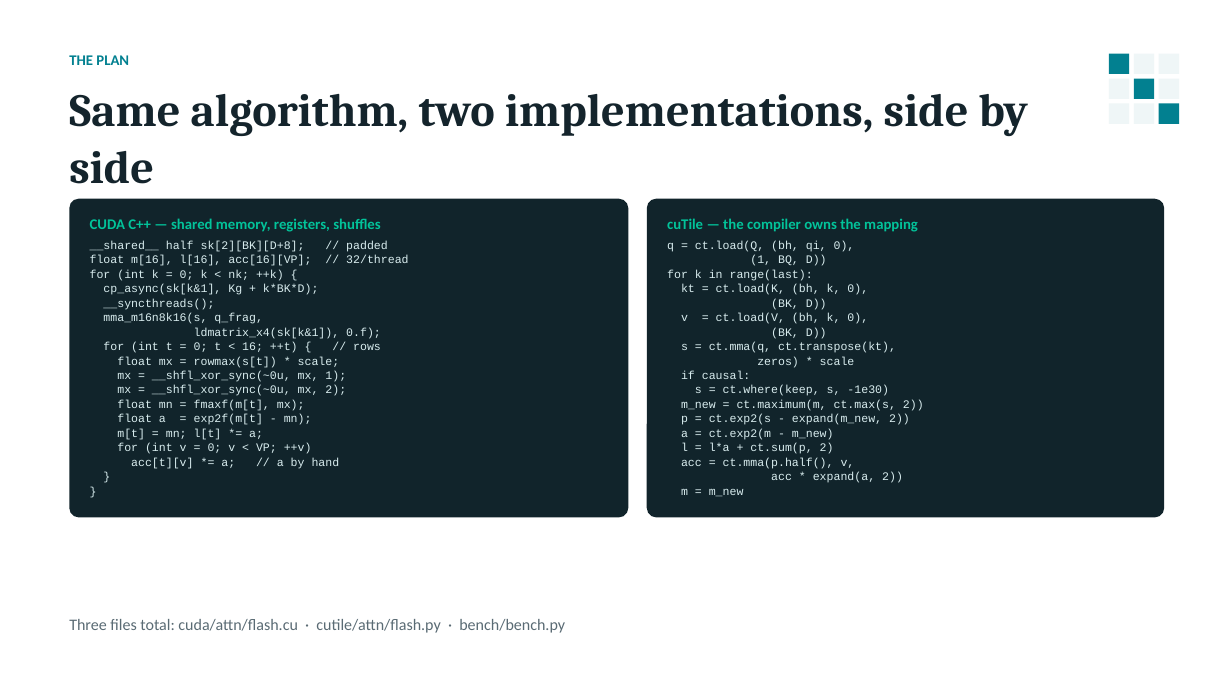
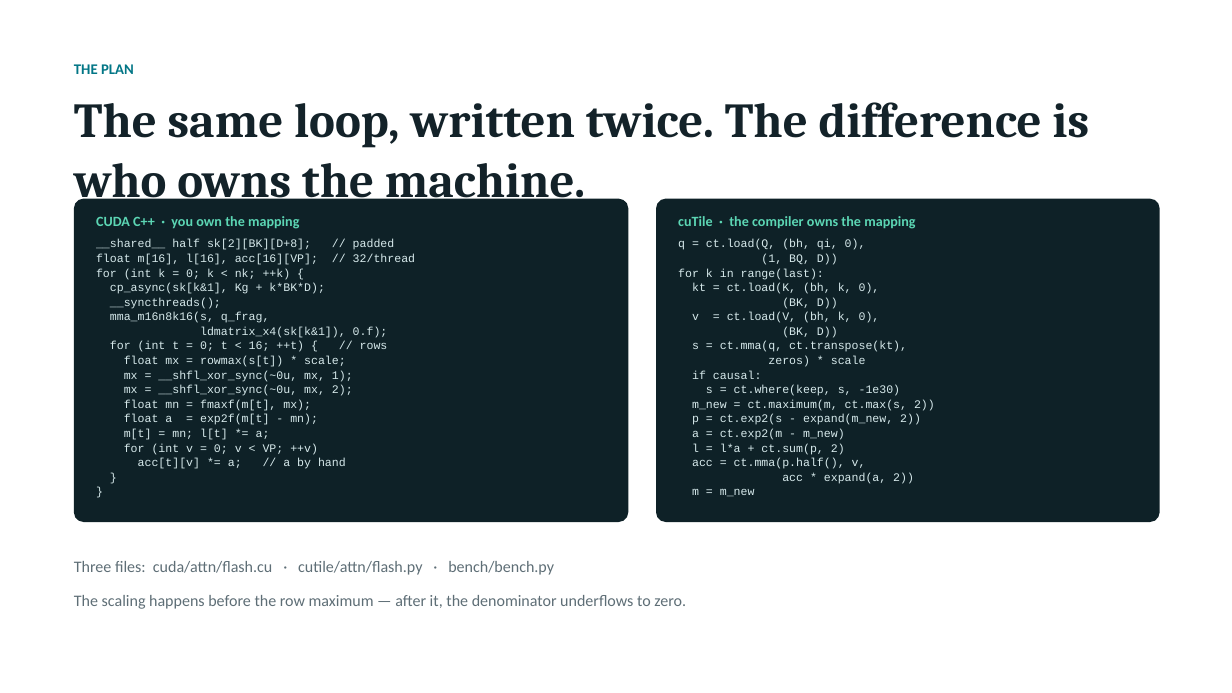
Before and after one commit to harshith0518/CS6203---Attention-Operator-Porject, a slide deck: slide 5 of docs/op2-attention-slides.pptx (slide 6 before the commit). Drawn at 1232x693 pixels with LibreOffice and Linux fonts; fonts in the diff are those of the drawing. Boxes give left, top, right and bottom in pixels: in the first picture for what was removed or moved away, otherwise in the second. Text is boxed around its words. In the diff, an @@ line names an element or a change of style, - is before the commit and + after.

Commit message:
Compress the deck to 7 slides, seven distinct layouts
Structure is SCQA with the complication first: attention is memory-bound, so
fusion is the design. Then the two-level contrast, the chosen operator as a
visual strip, the code pair, proof-plus-marks as one dual-column slide, and a
three-phase status bar with the ask.

Design: one dark ground + one accent + one warm tone used only for the problem;
Cambria/Calibri/Courier New; tile motif on two slides only; no accent stripes
and no rules under titles. QA fixed: title/body collisions on slides 4 and 6,
and a mid-word repo URL break on slide 7.

```diff
--- a/docs/op2-attention-slides.pptx
+++ b/docs/op2-attention-slides.pptx
@@ text "THE PLAN" moved from (x1=69, y1=55, x2=129, y2=65) to (x1=74, y1=64, x2=134, y2=74) @@
@@ text "THE PLAN" at (x1=74, y1=64, x2=134, y2=74): text colour #028090 to #027686; line spacing 1.15 to 1.12; less space between paragraphs @@
@@ rectangle removed at (x1=1109, y1=54, x2=1129, y2=74) @@
@@ rectangle removed at (x1=1134, y1=54, x2=1154, y2=74) @@
@@ rectangle removed at (x1=1159, y1=54, x2=1179, y2=74) @@
@@ rectangle removed at (x1=1109, y1=79, x2=1129, y2=99) @@
@@ rectangle removed at (x1=1134, y1=79, x2=1154, y2=99) @@
@@ rectangle removed at (x1=1159, y1=79, x2=1179, y2=99) @@
@@ text removed at (x1=69, y1=94, x2=1028, y2=184) @@
-Same algorithm, two implementations, side by side
@@ text added at (x1=74, y1=102, x2=1089, y2=207), 38 pt, text #132229, bold @@
+The same loop, written twice. The difference is who owns the machine.
@@ rectangle removed at (x1=1109, y1=104, x2=1129, y2=124) @@
@@ rectangle removed at (x1=1134, y1=104, x2=1154, y2=124) @@
@@ rectangle removed at (x1=1159, y1=104, x2=1179, y2=124) @@
@@ rounded rectangle resized from (x1=69, y1=199, x2=628, y2=518) to (x1=74, y1=199, x2=628, y2=522) @@
@@ rounded rectangle at (x1=74, y1=199, x2=628, y2=522): fill #11242B to #0E2127 @@
@@ rounded rectangle at (x1=656, y1=199, x2=1160, y2=522): fill #11242B to #0E2127 @@
@@ rounded rectangle resized from (x1=647, y1=199, x2=1165, y2=518) to (x1=656, y1=199, x2=1160, y2=522) @@
@@ text "__shared__ half sk[2][BK][D+8]; // padded" at (x1=96, y1=239, x2=415, y2=469): text colour #D8ECEE to #D6E9EB; line spacing 1.04 to 1.05 @@
@@ text at (x1=96, y1=216, x2=299, y2=229): text changed; size 11.5 to 11 pt; text colour #02C39A to #5CD6B4 @@
-CUDA C++ — shared memory, registers, shuffles
+CUDA C++ · you own the mapping
@@ text "q = ct.load(Q, (bh, qi, ..." at (x1=678, y1=239, x2=935, y2=497): text colour #D8ECEE to #D6E9EB; line spacing 1.04 to 1.05 @@
@@ text at (x1=678, y1=216, x2=915, y2=229): text changed; size 11.5 to 11 pt; text colour #02C39A to #5CD6B4 @@
-cuTile — the compiler owns the mapping
+cuTile · the compiler owns the mapping
@@ text "q = ct.load(Q, (bh, qi, ..." moved from (x1=667, y1=241, x2=924, y2=497) to (x1=678, y1=239, x2=935, y2=497) @@
@@ text at (x1=74, y1=561, x2=686, y2=609): text changed; text colour #5A6B74 to #5E6E76 @@
-Three files total: cuda/attn/flash.cu · cutile/attn/flash.py · bench/bench.py
+Three files: cuda/attn/flash.cu · cutile/attn/flash.py · bench/bench.py
+The scaling happens before the row maximum — after it, the denominator underflows to zero.
```
Also in this commit, not shown: 2 other slides changed, 4 slides added, 7 slides removed, 1 other file.
